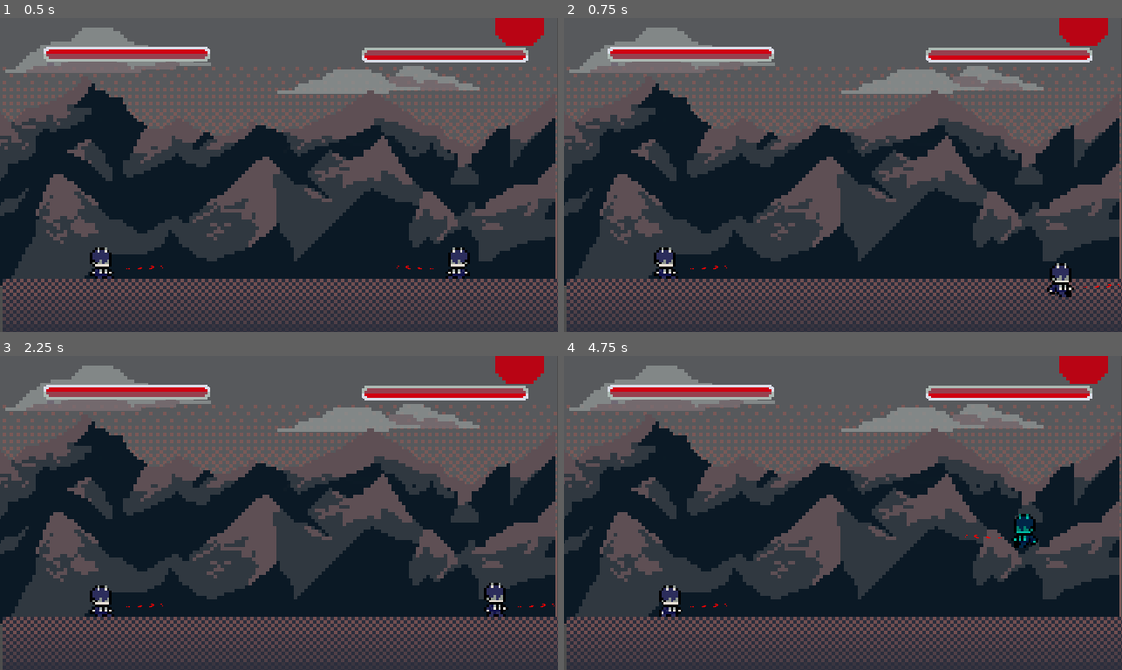
Above: before the commit, frames 1-4 (two rows, left to right).
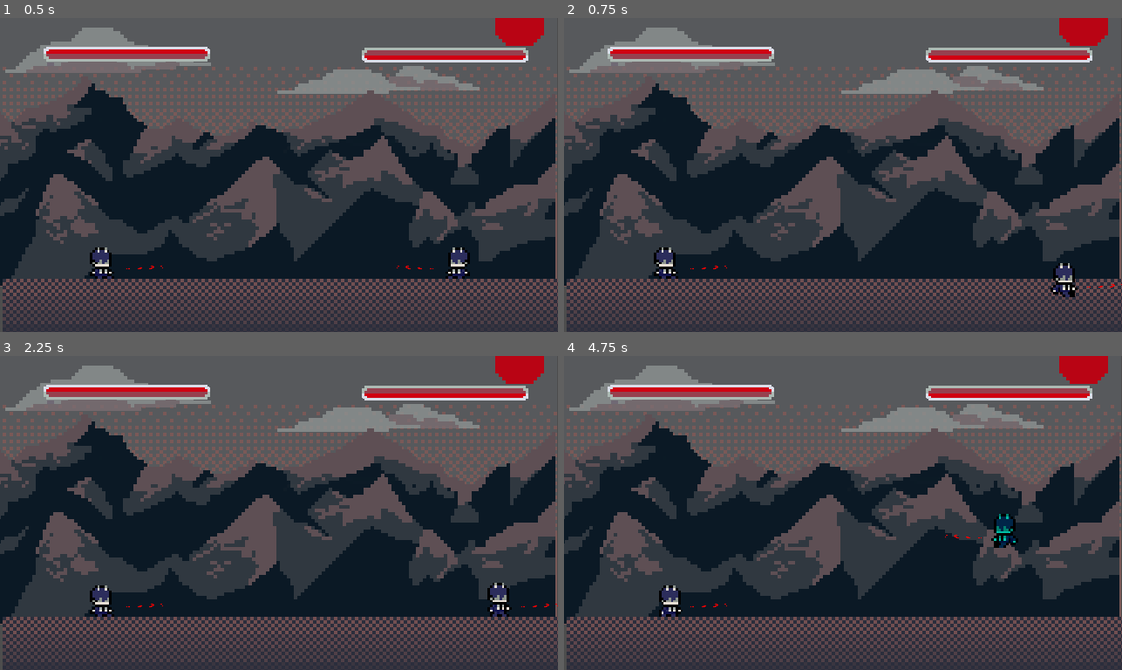
Above: after the commit, the same moments.

Repository: lucasmcclean/project-foxtrot-black-trigger-watchtower-omega
Game: Godot game, scene res://main.tscn
Same seed, same stepped clock (60 frames per second), same inputs: the game is played once before the commit and once after it.
Inputs:
- Up to frame 1 (0.5 s): no input
- Up to frame 2 (0.75 s): tap Enter at 0.5 s; hold D (move_right) from 0.53 s (still down); tap S (crouch) at 0.6 s
- Up to frame 3 (2.25 s): tap W (jump) at 0.77, 1.52 s; release D (move_right) at 1.28 s; hold Insert (move_down) 1.28-2.03 s; tap Space (flash_step) at 1.35 s; hold D (move_right) from 2.03 s (still down); tap E (kick) at 2.1 s
- Up to frame 4 (4.75 s): release D (move_right) at 2.78 s; hold Page Up (move_up) 2.78-3.53 s; tap Q (punch) at 2.85 s; tap W (jump) at 3.02, 3.77, 4.52 s; tap Space (flash_step) at 3.5, 4.35 s; hold A (move_left) from 3.53 s (still down); tap S (crouch) at 3.6 s

Frame 1 is identical in both runs. In frame 2, 0.3% of the frame differs, in the area x 86-100%, y 78-89%; in frame 3, 0.3%; in frame 4, 0.7%, in the area x 68-85%, y 50-62%.

Commit message:
Made movement feel a little better

Diff:
--- a/project-foxtrot-black-trigger-watchtower-omega/player/states/fall.gd
+++ b/project-foxtrot-black-trigger-watchtower-omega/player/states/fall.gd
@@ -18,12 +18,10 @@
 
 func physics_update(delta: float) -> void:
 	player.velocity.y += player.gravity*delta
-	if (player.input.move.x != 0) and (player.velocity.x*player.input.move.x > 0):
-		player.velocity.x += player.input.move.x*player.air_acceleration*delta
-	elif player.input.move.x != 0:
-		player.velocity.x += player.input.move.x*player.air_friction*delta
+	if player.input.move.x != 0:
+		player.velocity.x = move_toward(player.velocity.x, player.input.move.x * player.h_speed, player.air_acceleration * delta)
 	else:
-		player.velocity.x = move_toward(player.velocity.x, 0, player.air_friction*delta)
+		player.velocity.x = move_toward(player.velocity.x, 0, player.air_friction * delta)
 	player.velocity.x = clamp(player.velocity.x, -player.h_speed, player.h_speed)
 	player.velocity.y = clamp(player.velocity.y, -player.v_speed, player.v_speed)
 	player.move_and_slide()
--- a/project-foxtrot-black-trigger-watchtower-omega/player/states/jump.gd
+++ b/project-foxtrot-black-trigger-watchtower-omega/player/states/jump.gd
@@ -24,12 +24,10 @@
 
 func physics_update(delta: float) -> void:
 	player.velocity.y += player.jump_gravity*delta
-	if (player.input.move.x != 0) and (player.velocity.x*player.input.move.x > 0):
-		player.velocity.x += player.input.move.x*player.air_acceleration*delta
-	elif player.input.move.x != 0:
-		player.velocity.x += player.input.move.x*player.air_friction*delta
+	if player.input.move.x != 0:
+		player.velocity.x = move_toward(player.velocity.x, player.input.move.x * player.h_speed, player.air_acceleration * delta)
 	else:
-		player.velocity.x = move_toward(player.velocity.x, 0, player.air_friction*delta)
+		player.velocity.x = move_toward(player.velocity.x, 0, player.air_friction * delta)
 	player.velocity.x = clamp(player.velocity.x, -player.h_speed, player.h_speed)
 	player.velocity.y = clamp(player.velocity.y, -player.v_speed, player.v_speed)
 	player.move_and_slide()
--- a/project-foxtrot-black-trigger-watchtower-omega/player/states/move.gd
+++ b/project-foxtrot-black-trigger-watchtower-omega/player/states/move.gd
@@ -23,12 +23,10 @@
 
 	player.velocity.y += player.gravity*delta
 
-	if (player.input.move.x != 0) and (player.velocity.x*player.input.move.x > 0):
-		player.velocity.x += player.input.move.x*player.acceleration*delta
-	elif player.input.move.x != 0:
-		player.velocity.x += player.input.move.x*player.friction*delta
+	if player.input.move.x != 0:
+		player.velocity.x = move_toward(player.velocity.x, player.input.move.x * player.h_speed, player.acceleration * delta)
 	else:
-		player.velocity.x = move_toward(player.velocity.x, 0, player.friction*delta)
+		player.velocity.x = move_toward(player.velocity.x, 0, player.friction * delta)
 
 	if(player.h_speed > player.h_min_speed):
 		player.h_speed -= (player.h_speed - player.h_min_speed)/2
